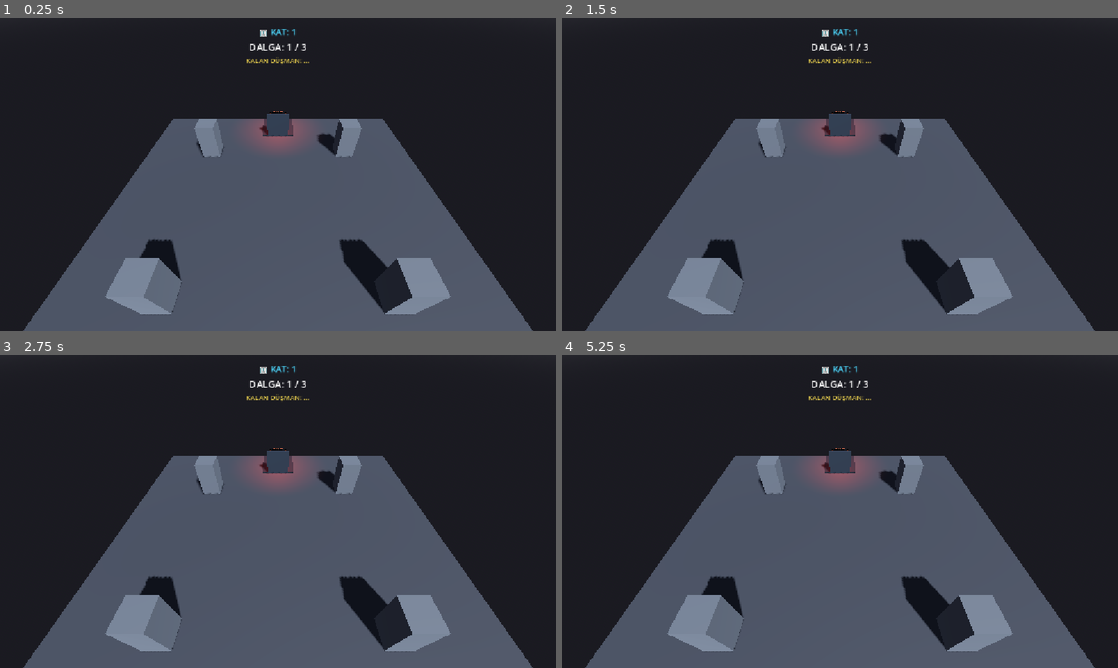
Above: before the commit, frames 1-4 (two rows, left to right).
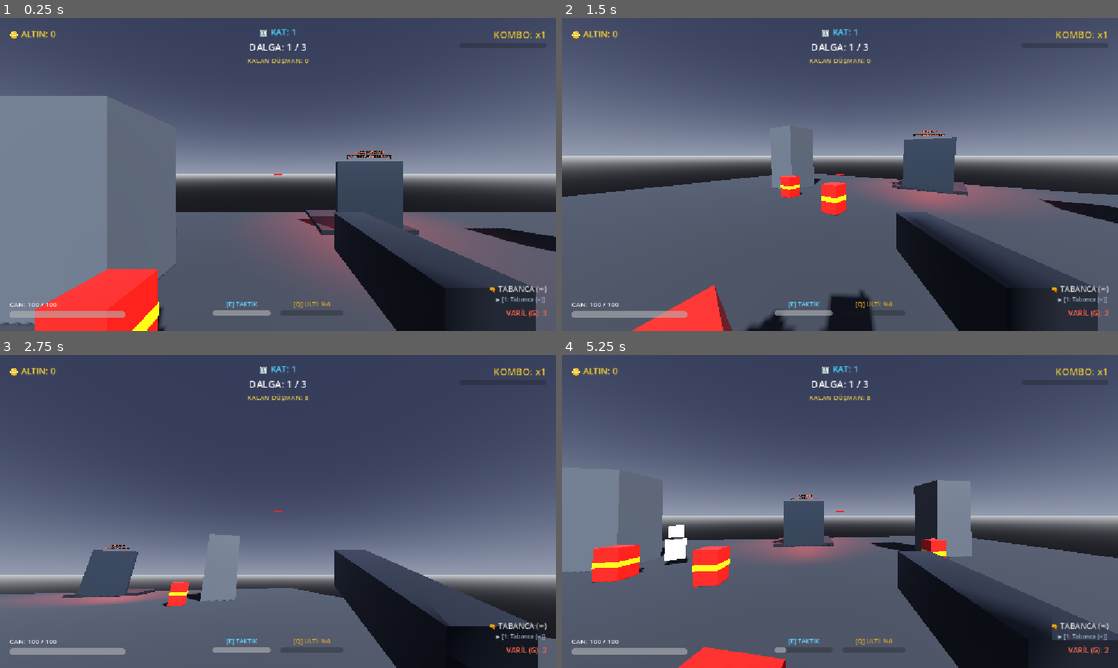
Above: after the commit, the same moments.

Repository: kaanturkogluu/kutukafalar
Game: Godot game, scene res://scenes/levels/main_level.tscn
Same seed, same stepped clock (60 frames per second), same inputs: the game is played once before the commit and once after it. This scene is started directly instead of the project's main scene.
Inputs (mouse positions are in pixels of both pictures, inside the frame that each line leads up to):
- Up to frame 1 (0.25 s): no input
- Up to frame 2 (1.5 s): tap Enter at 0.5 s; move the mouse to (962, 158) at 0.52 s; hold D (move_right) 0.53-1.28 s; tap G (interact) at 0.6 s; click (962, 158) at 0.67 s; tap Space (jump) at 0.77 s; move the mouse to (728, 190) at 1.27 s; hold S (move_backward) from 1.28 s (still down); tap F (kick) at 1.35 s
- Up to frame 3 (2.75 s): tap Space (jump) at 1.52 s; move the mouse to (333, 442) at 2.02 s; release S (move_backward) at 2.03 s; press the mouse at (333, 442) at 2.03 s; hold D (move_right) from 2.03 s (still down)
- Up to frame 4 (5.25 s): move the mouse to (812, 574) at 2.77 s; release D (move_right) at 2.78 s; release the mouse at (812, 574) at 2.78 s; hold W (move_forward) 2.78-3.53 s; tap E (spell_tactical) at 2.85 s; click (812, 574) at 2.92 s; tap Space (jump) at 3.02, 3.77, 4.52 s; move the mouse to (1006, 558) at 3.52 s; hold A (move_left) 3.53-5.03 s; tap Q (spell_ultimate) at 3.6 s; move the mouse to (673, 464) at 4.27 s; tap Shift (sprint) at 4.35 s; move the mouse to (867, 511) at 5.02 s; hold S (move_backward) from 5.03 s (still down); tap Tab at 5.1 s; click (867, 511) at 5.17 s

The runs differ from the first frame. In frame 1, 78% of the frame differs, in the area x 0-100%, y 0-100%; in frame 2, 72%; in frame 3, 74%; in frame 4, 76%.
Error before the commit: Parse Error: Too many arguments for "get()" call. Expected at most 1 but received 2. (res://scripts/world/MainLevel.gd:352)

Commit message:
fix(level): fix level start parse error and direct server level ready notify, release v1.1.6

Diff:
--- a/scripts/autoload/AutoUpdater.gd
+++ b/scripts/autoload/AutoUpdater.gd
@@ -12,7 +12,7 @@
 
 const REPO_OWNER: String = "kaanturkogluu"
 const REPO_NAME: String = "kutukafalar"
-const CURRENT_VERSION: String = "v1.1.5"
+const CURRENT_VERSION: String = "v1.1.6"
 const RAW_VERSION_URL: String = "https://raw.githubusercontent.com/kaanturkogluu/kutukafalar/main/version.json"
 const GITHUB_API_URL: String = "https://api.github.com/repos/kaanturkogluu/kutukafalar/releases/latest"
 
--- a/scripts/player/FPSController.gd
+++ b/scripts/player/FPSController.gd
@@ -1211,10 +1211,10 @@
 
 	# Varsayılan başlangıç tabancası ve mühimmatı
 	current_weapon = "pistol"
-	weapon_slots = ["pistol"]
-	current_slot_index = 0
+	weapon_inventory = ["pistol"]
+	current_weapon_index = 0
 	weapon_ammo_dict = {
-		"pistol": 9999,
+		"pistol": -1,
 		"uzi": 0,
 		"bixi": 0,
 		"shotgun": 0,
--- a/scripts/world/MainLevel.gd
+++ b/scripts/world/MainLevel.gd
@@ -47,7 +47,10 @@
 		NetworkManager.player_disconnected.connect(_on_player_disconnected)
 
 	# Seviye yüklendiğinde sunucuya hazır olduğumuzu bildir (Host ve tüm Client'lar)
-	_notify_peer_level_ready.rpc_id(1, multiplayer.get_unique_id())
+	if multiplayer.is_server():
+		_notify_peer_level_ready(1)
+	else:
+		_notify_peer_level_ready.rpc_id(1, multiplayer.get_unique_id())
 
 @rpc("any_peer", "call_local", "reliable")
 func _notify_peer_level_ready(peer_id: int) -> void:
@@ -349,7 +352,7 @@
 
 	var all_dead = true
 	for p in players:
-		if is_instance_valid(p) and not p.get("is_dead") and p.get("current_health", 0.0) > 0:
+		if is_instance_valid(p) and not p.get("is_dead") and (p.get("current_health") == null or float(p.get("current_health")) > 0):
 			all_dead = false
 			break
 
--- a/version.json
+++ b/version.json
@@ -1,6 +1,6 @@
 {
-  "version": "v1.1.5",
+  "version": "v1.1.6",
   "download_url": "https://raw.githubusercontent.com/kaanturkogluu/kutukafalar/main/builds/KutuKafalar.pck",
-  "pck_size": 261964,
-  "changelog": "- Lobi sahibi öldüğünde tüm kontroller (hareket, ateş vb.) eksiksiz durdurulup izleyici moduna geçmesi sağlandı.\n- İzleyici kamerasının hayattaki takım arkadaşını arkadan pürüzsüz takip etmesi sağlandı.\n- Öldükten sonra izleyici ekranındaki yazılar [H] tuşuna veya 'Arayüzü Gizle' butonuna basılarak gizlenebilir/gösterilebilir yapıldı.\n- İzleyici modundayken takım arkadaşları hala savaşıyorsa oyunun kazara yeniden başlatılması engellendi.\n- Oyun baştan başlatıldığında (reset_to_default_loadout) tüm oyuncuların temiz sıfırlanması ve yaşayan oyuncuların ani ölmesi sorunu düzeltildi."
+  "pck_size": 262140,
+  "changelog": "- Oyun başlarken karakterlerin doğmama ve haritanın üstten kamerada takılı kalma (GDScript parse error) hatası giderildi.\n- Sunucunun seviye başlangıcında doğrudan oyuncuyu doğurması güvenceye alındı.\n- reset_to_default_loadout değişken uyumluluğu düzeltildi."
 }
Not shown, changed: builds/KutuKafalar.pck
